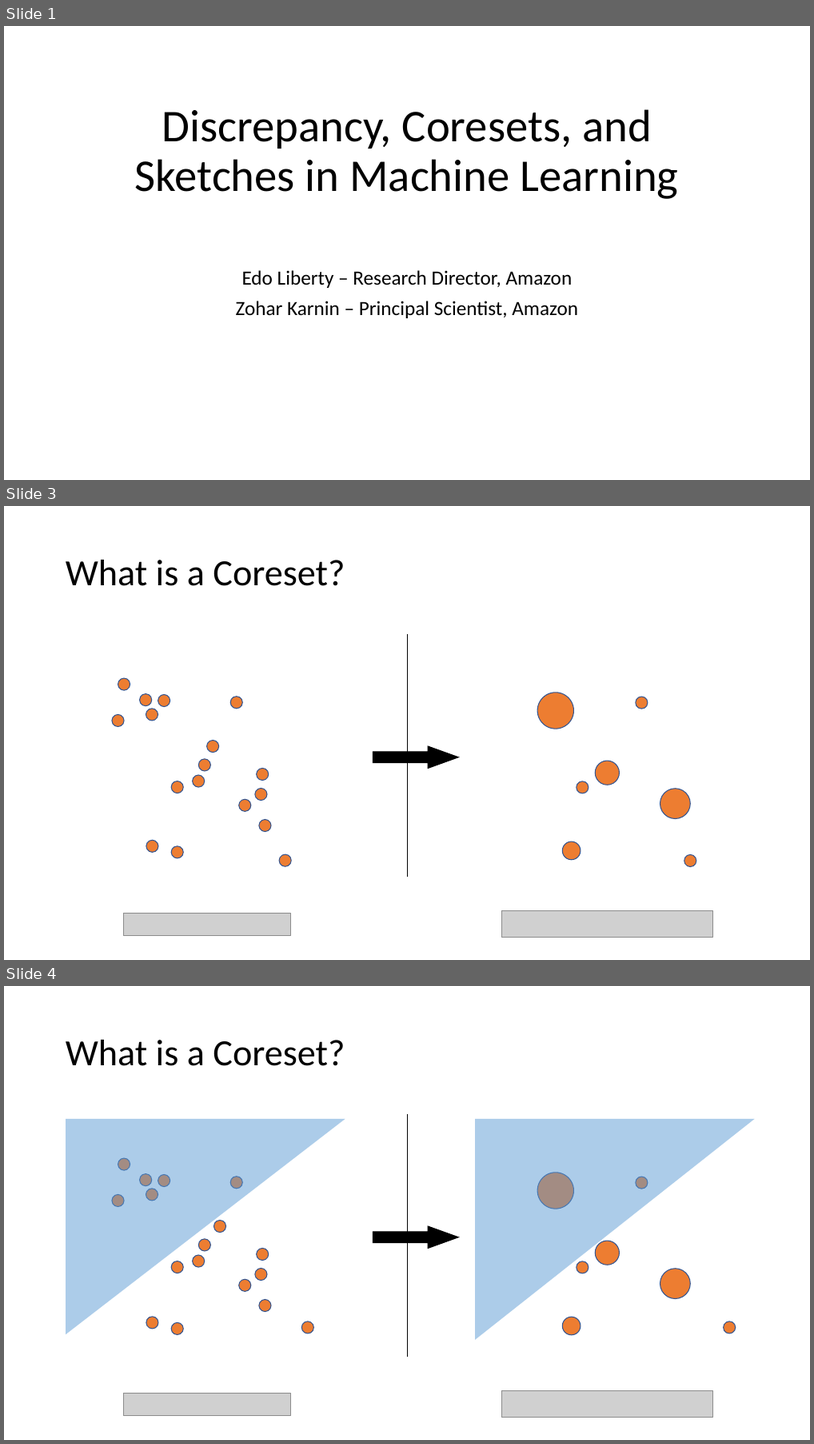
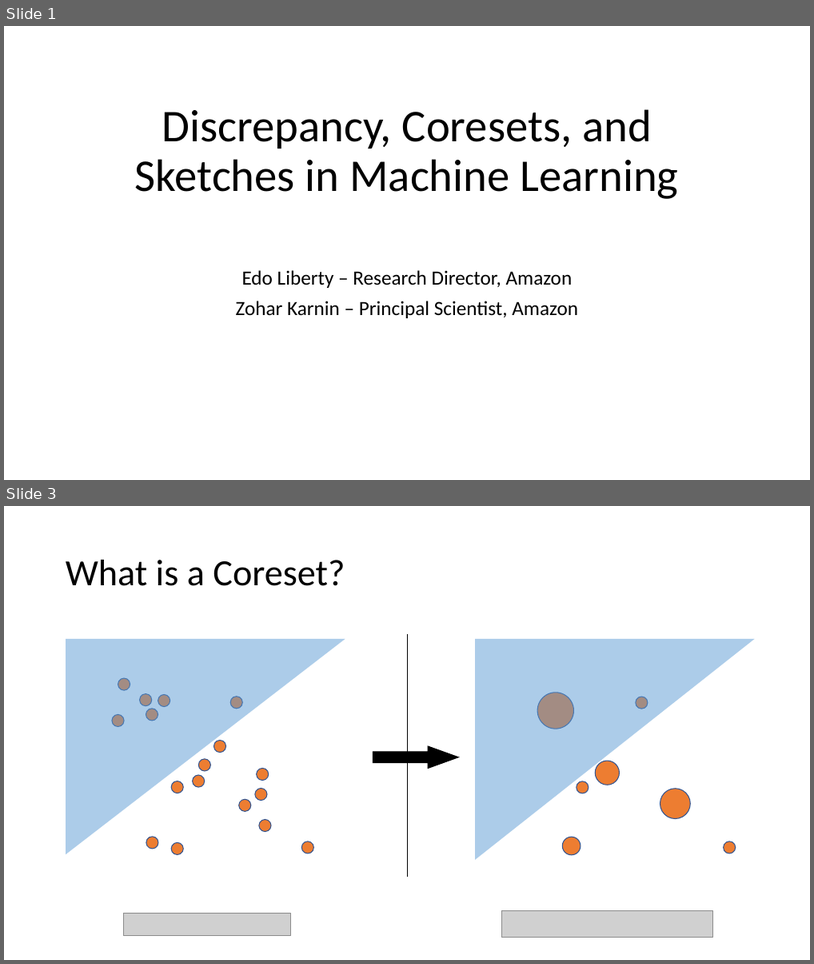
Before and after one commit to zkarnin/density_sketch, a slide deck: presentation.pptx. Shown one above the other, each under a label of ours: slides 1, 3 and 4 before the commit, slides 1 and 3 after it; the slides between them are not shown. The pictures are 814x1444 and 814x964 pixels, drawn with LibreOffice and Linux fonts; fonts in the diff are those of the drawing; grey boxes stand for pictures. Boxes give left, top, right and bottom in pixels: in the first picture for what was removed or moved away, otherwise in the second. Text is boxed around its words. In the diff, an @@ line names an element or a change of style, - is before the commit and + after.

```diff
--- a/presentation.pptx
+++ b/presentation.pptx
@@ slide 3 removed at bbox=[4, 506, 810, 960], background #FFFFFF @@
@@ title removed at bbox=[66, 560, 345, 586] @@
-What is a Coreset?
@@ line removed from (407, 634) to (407, 876) @@
@@ ellipse removed at bbox=[118, 679, 130, 691] @@
@@ ellipse removed at bbox=[139, 693, 152, 706] @@
@@ ellipse removed at bbox=[158, 695, 170, 707] @@
@@ ellipse removed at bbox=[231, 696, 243, 708] @@
@@ ellipse removed at bbox=[538, 692, 574, 728] @@
@@ ellipse removed at bbox=[636, 696, 648, 708] @@
@@ ellipse removed at bbox=[112, 715, 124, 727] @@
@@ ellipse removed at bbox=[146, 708, 158, 720] @@
@@ ellipse removed at bbox=[206, 740, 218, 752] @@
@@ ellipse removed at bbox=[198, 759, 211, 771] @@
@@ ellipse removed at bbox=[257, 768, 269, 780] @@
@@ right arrow removed at bbox=[374, 746, 459, 768] @@
@@ ellipse removed at bbox=[596, 760, 620, 785] @@
@@ ellipse removed at bbox=[171, 780, 184, 792] @@
@@ ellipse removed at bbox=[193, 775, 205, 787] @@
@@ ellipse removed at bbox=[255, 788, 267, 800] @@
@@ ellipse removed at bbox=[577, 781, 589, 793] @@
@@ ellipse removed at bbox=[660, 788, 690, 819] @@
@@ ellipse removed at bbox=[239, 800, 251, 812] @@
@@ ellipse removed at bbox=[146, 840, 158, 852] @@
@@ ellipse removed at bbox=[259, 820, 271, 832] @@
@@ ellipse removed at bbox=[563, 841, 581, 860] @@
@@ ellipse removed at bbox=[171, 846, 184, 858] @@
@@ ellipse removed at bbox=[279, 855, 291, 867] @@
@@ ellipse removed at bbox=[685, 855, 697, 867] @@
@@ picture removed at bbox=[123, 912, 290, 936] @@
@@ picture removed at bbox=[502, 910, 714, 936] @@
@@ what was slide 4 is now slide 3 @@
```
Also in this commit, not shown: 2 slides changed, 9 slides added, 1 other slide removed.
